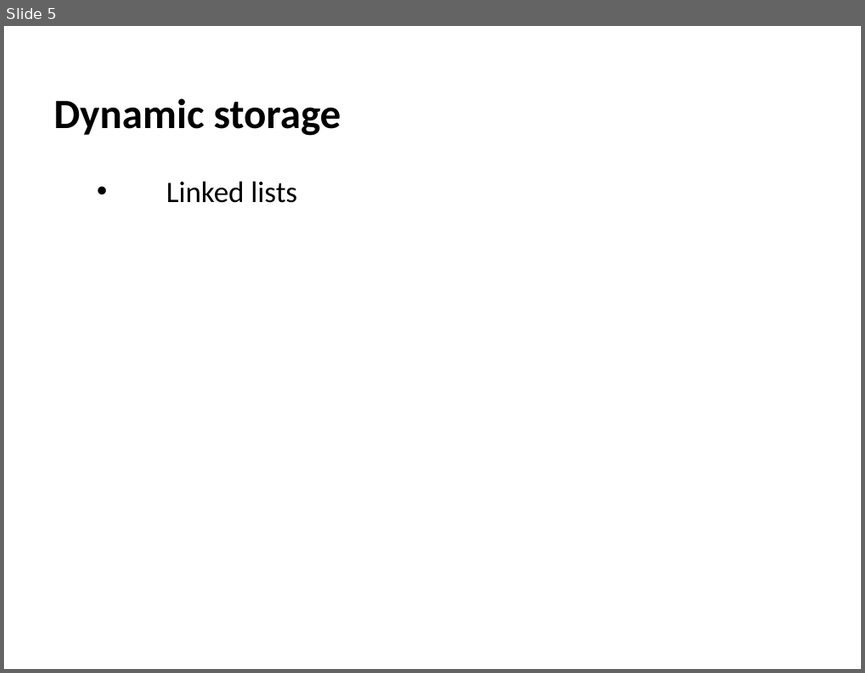
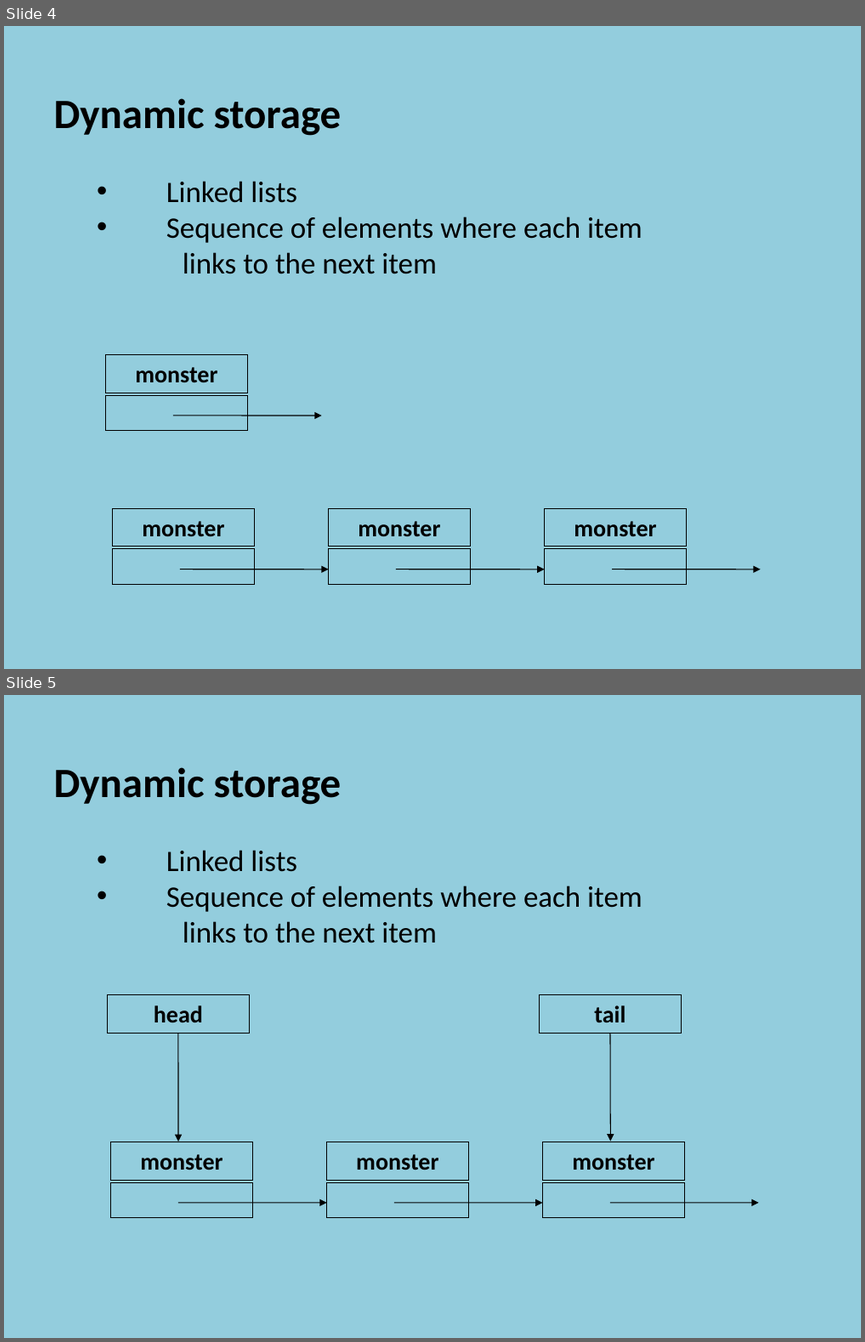
Before and after one commit to szetko/course-materials, a slide deck: Programming 4/03.1 Linked Lists/03.1 Linked Lists.pptx. Shown one above the other, each under a label of ours: slide 5 before the commit, slides 4 and 5 after it. The pictures are 865x673 and 865x1342 pixels, drawn with LibreOffice and Linux fonts; fonts in the diff are those of the drawing. Boxes give left, top, right and bottom in pixels: in the first picture for what was removed or moved away, otherwise in the second. Text is boxed around its words. In the diff, an @@ line names an element or a change of style, - is before the commit and + after.

Commit message:
Update PP - Linked Lists

```diff
--- a/Programming 4/03.1 Linked Lists/03.1 Linked Lists.pptx
+++ b/Programming 4/03.1 Linked Lists/03.1 Linked Lists.pptx
@@ slide 5 added at box(4, 695, 861, 1338), background #93CDDD @@
@@ text added at box(54, 767, 642, 943), 25 pt, text #000000 @@
+  Dynamic storage
+    • Linked lists
+    • Sequence of elements where each item
+    links to the next item
@@ group added at box(108, 995, 759, 1218): 8 rectangles, 5 arrows @@
+monster
+monster
+monster
+head
+tail
@@ what was slide 5 is now slide 4 @@
@@ slide 4 changed as well @@
@@ background #FFFFFF to #93CDDD @@
@@ text at box(166, 216, 642, 274): paragraphs added @@
+    • Sequence of elements where each item
+    links to the next item
@@ group added at box(106, 354, 760, 584): 8 rectangles, 4 arrows @@
+monster
+monster
+monster
+monster
```
Also in this commit, not shown: 5 other slides changed, 25 other slides added, 1 slide removed, 1 other file.
